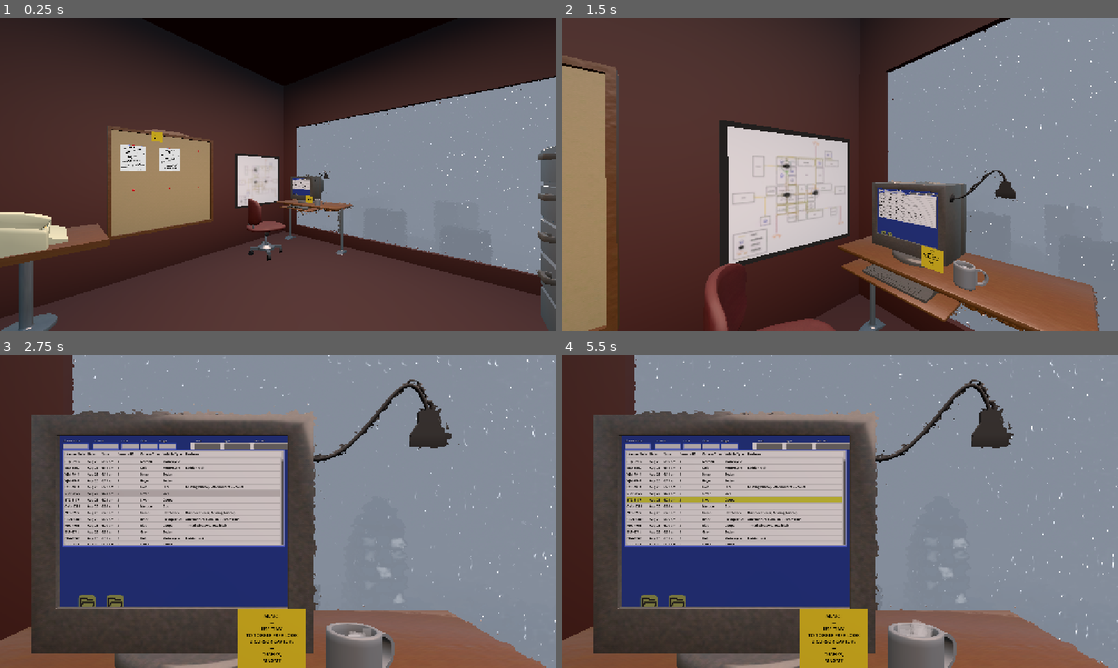
Above: before the commit, frames 1-4 (two rows, left to right).
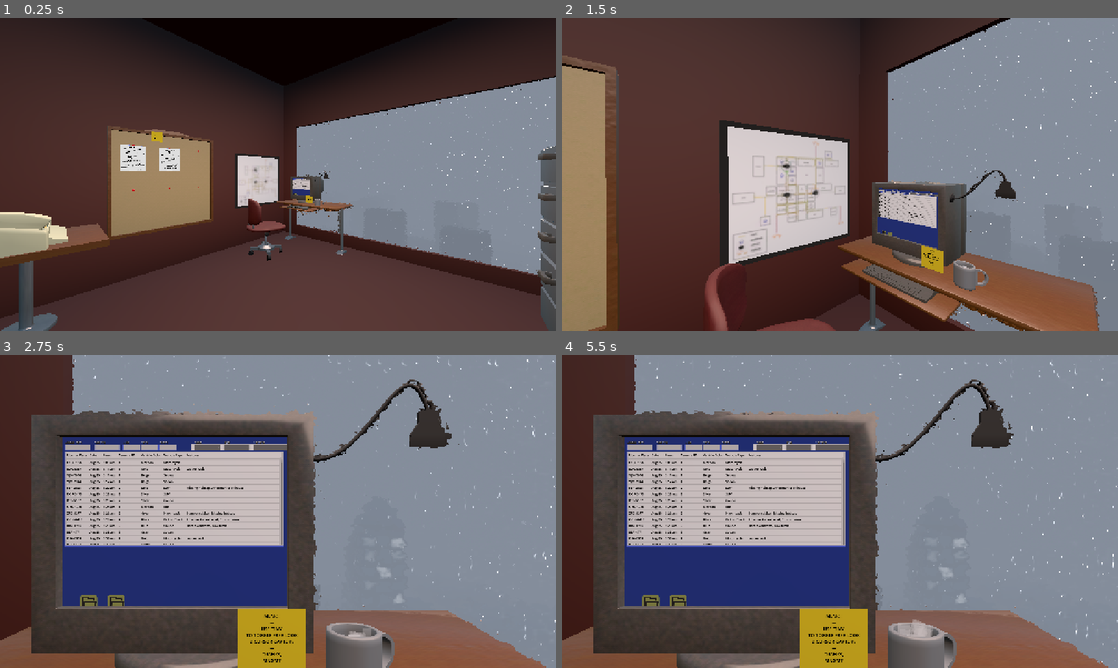
Above: after the commit, the same moments.

Repository: Ciph3rzer0/brackeys-2026.2-trust-no-one
Game: Godot game, scene res://scenes/city.tscn
The game is run twice, just before and just after one commit, with the same random seed, the same clock (stepped at 60 frames per second) and the same inputs. Sound files missing from this copy of the repository are replaced by a short silence.
Inputs (mouse positions are in pixels of both pictures, inside the frame that each line leads up to):
- Up to frame 1 (0.25 s): no input
- Up to frame 2 (1.5 s): tap Enter at 0.5 s; move the mouse to (867, 174) at 0.52 s; hold E (pc_interact) 0.53-1.28 s; hold W (pc_forward) from 0.53 s (still down); click (867, 174) at 0.67 s; tap Space at 0.77 s; move the mouse to (812, 174) at 1.27 s; tap Q at 1.35 s
- Up to frame 3 (2.75 s): keep holding W (pc_forward); tap Space at 1.52 s; tap E (pc_interact) at 2 s; move the mouse to (289, 505) at 2.02 s; hold Ctrl from 2.03 s (still down)
- Up to frame 4 (5.5 s): release W (pc_forward) at 2.75 s; release Ctrl at 2.75 s; drag from (812, 574) to (673, 464) at 2.77 s; tap Enter at 3.5 s; move the mouse to (1006, 558) at 3.52 s; hold A (pc_left) 3.53-4.25 s; hold E (pc_interact) 3.53-4.25 s; tap Space at 3.77 s; drag from (673, 464) to (756, 433) at 4.27 s; move the mouse to (867, 511) at 5.02 s; hold S (pc_back) from 5.03 s (still down); hold Ctrl from 5.03 s (still down); click (867, 511) at 5.17 s

The runs differ from the first frame. In frame 1, less than 0.1% of the frame differs, in the area x 52-56%, y 51-57%; in frame 2, 0.2%; in frame 3, 5.1%; in frame 4, 5.2%, in the area x 10-52%, y 25-81%.

Commit message:
fix: monitor

Diff:
--- a/scenes/office.tscn
+++ b/scenes/office.tscn
@@ -281,14 +281,15 @@
 transform = Transform3D(1.4151126, 0, 0, 0, 1.4151126, 0, 0, 0, 1.4151126, 0.39982605, 0.14676666, 0.38674164)
 
 [node name="ComputerScreen" type="StaticBody3D" parent="Screens" unique_id=1699670014 node_paths=PackedStringArray("computer_viewport")]
-transform = Transform3D(-1, 0, -8.742278e-08, 0, 1, 0, 8.742278e-08, 0, -1, 2.4264321, 1.6474496, 1.2243075)
+transform = Transform3D(-1.0000001, 0, -8.7422784e-08, 0, 1.0000001, 0, 8.7422784e-08, 0, -1.0000001, 2.4352121, 1.7018765, 1.2243075)
 collision_layer = 4096
 script = ExtResource("21_fw3ux")
 computer_viewport = NodePath("../../ComputerScreenRenders/ComputerMonitor")
 quad_mesh = ExtResource("22_g1ciw")
+metadata/_edit_group_ = true
 
 [node name="MeshInstance3D" type="MeshInstance3D" parent="Screens/ComputerScreen" unique_id=677057215]
-transform = Transform3D(0.761722, 0, 7.1054274e-15, 0, 0.761722, 0, -7.1054274e-15, 0, 0.761722, -0.008204653, 0.055556893, 0.0075121983)
+transform = Transform3D(1, 0, 9.32811e-15, 0, 1, 0, -9.32811e-15, 0, 1, 0, 0, 0)
 mesh = ExtResource("22_g1ciw")
 surface_material_override/0 = SubResource("StandardMaterial3D_fsavt")
 
--- a/ui/computer-screen/screen_quad_mesh.tres
+++ b/ui/computer-screen/screen_quad_mesh.tres
@@ -4,4 +4,4 @@
 
 [resource]
 material = SubResource("StandardMaterial3D_1whnq")
-size = Vector2(0.827, 0.62)
+size = Vector2(0.627, 0.47)
